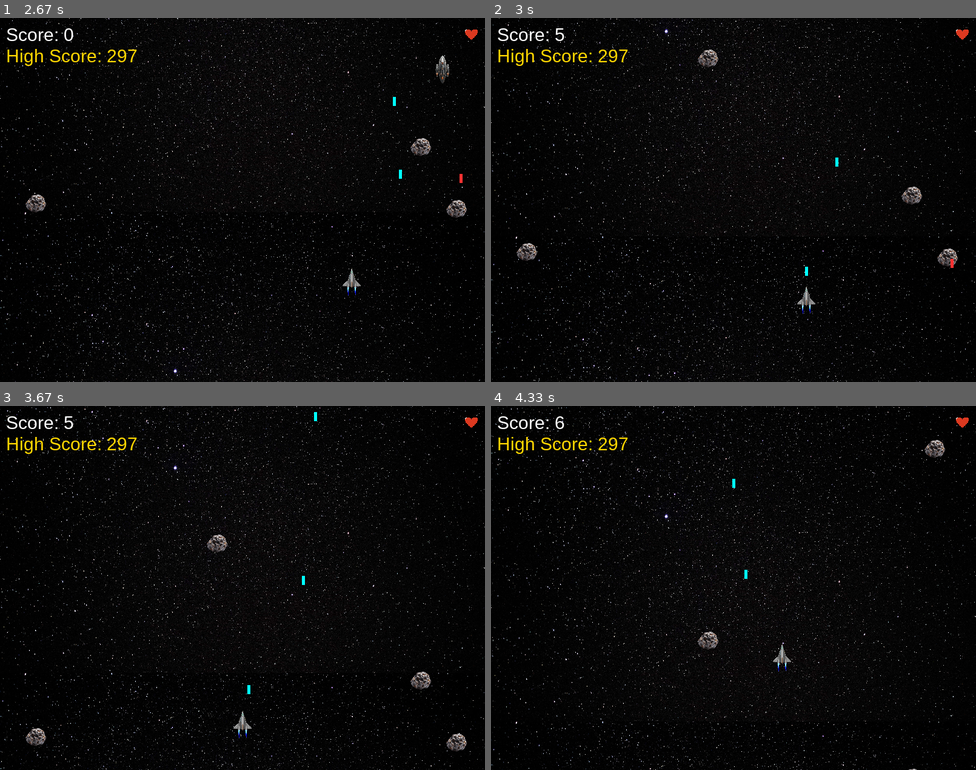
Above: before the commit, frames 1-4 (two rows, left to right).
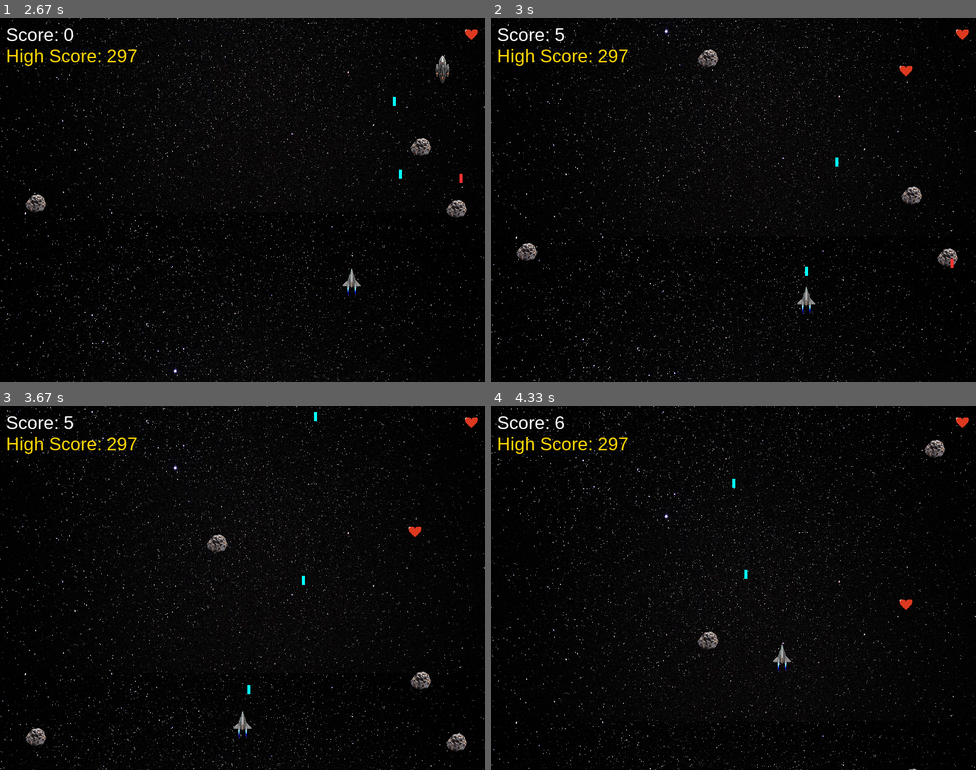
Above: after the commit, the same moments.

Repository: pepaskopec-blip/My-first-PyGame
Game: pygame game, started from main.py
Two runs of this game, one before a commit and one after it. Both use one fixed random seed, a clock stepped at 60 frames per second and the inputs below.
Inputs:
- Up to frame 1 (2.67 s): tap Enter at 0.33 s; tap Space at 0.67, 1.07, 1.37, 1.57, 1.9, 2.2, 2.4 s; hold Right 1-1.47 s; hold Up 1.5-1.8 s; hold Right 1.83-2.3 s; hold Left from 2.33 s (still down)
- Up to frame 2 (3 s): tap Space at 2.7, 2.97 s; release Left at 2.87 s; hold Down from 2.9 s (still down)
- Up to frame 3 (3.67 s): release Down at 3.2 s; hold Left 3.23-3.63 s; tap Space at 3.3, 3.6 s
- Up to frame 4 (4.33 s): hold Up 3.67-4.03 s; tap Space at 3.73, 4.13 s; hold Right from 4.07 s (still down)

Frame 1 is identical in both runs. In frame 2, less than 0.1% of the frame differs, in the area x 84-87%, y 13-17%; in frame 3, less than 0.1%, in the area x 84-87%, y 33-37%; in frame 4, less than 0.1%.

Commit message:
Add power ups

Diff:
--- a/main.py
+++ b/main.py
@@ -40,6 +40,11 @@
 enemy_laser_speed = 7
 enemy_shoot_timer = 0
 
+# power-upy
+powerups =[]
+powerup_speed = 3
+
+
 # 6. NAČTENÍ OBRÁZKŮ
 player_img = pygame.image.load("player.png").convert_alpha()
 player_img = pygame.transform.scale(player_img, (player_size, player_size))
@@ -82,7 +87,7 @@
 def reset_game():
     """Vrací všechny herní hodnoty do výchozího stavu."""
     global player_x, player_y, meteor_speed, score, lives, lasers, enemy_lasers, meteors
-    global enemy_x, enemy_alive, enemy_respawn_timer, enemy_shoot_timer
+    global enemy_x, enemy_alive, enemy_respawn_timer, enemy_shoot_timer, powerups
 
     player_x = 375
     player_y = 500
@@ -96,6 +101,7 @@
     lives = 3
     lasers = []
     enemy_lasers = []
+    powerups = []
 
     meteors = []
     for i in range(num_meteors):
@@ -170,6 +176,16 @@
             with open("highscore.txt", "w") as file:
                 file.write(str(highscore))
 
+        # Pohyb a sbírání power-upů
+        for p_up in powerups[:]:
+            p_up.y += powerup_speed
+            if p_up.y > HEIGHT:
+                powerups.remove(p_up)
+            elif player_rect.colliderect(p_up):
+                if lives < 5:
+                    lives += 1
+                powerups.remove(p_up)
+
         # --- NEPŘÍTEL ---
         if enemy_alive:
             # Pohyb ze strany na stranu
@@ -237,7 +253,13 @@
                 if laser.colliderect(enemy_rect):
                     score += 5
                     enemy_alive = False
-                    enemy_respawn_timer = 180  # Respawn za 3s
+                    enemy_respawn_timer = 180
+
+                    if random.random() < 0.5:
+                        powerups.append(
+                            pygame.Rect(enemy_x + 12,enemy_y, 25, 25)
+                        )
+
                     if laser in lasers:
                         lasers.remove(laser)
                     continue
@@ -293,6 +315,10 @@
         for laser in lasers:
             pygame.draw.rect(screen, (0, 255, 255), laser)
 
+        # Kreslení padajících power-upů
+        for p_up in powerups:
+            screen.blit(life_img, p_up)
+
         score_text = font.render(f"Score: {score}", True, (255, 255, 255))
         high_score_text = font.render(
             f"High Score: {highscore}", True, (255, 215, 0)
